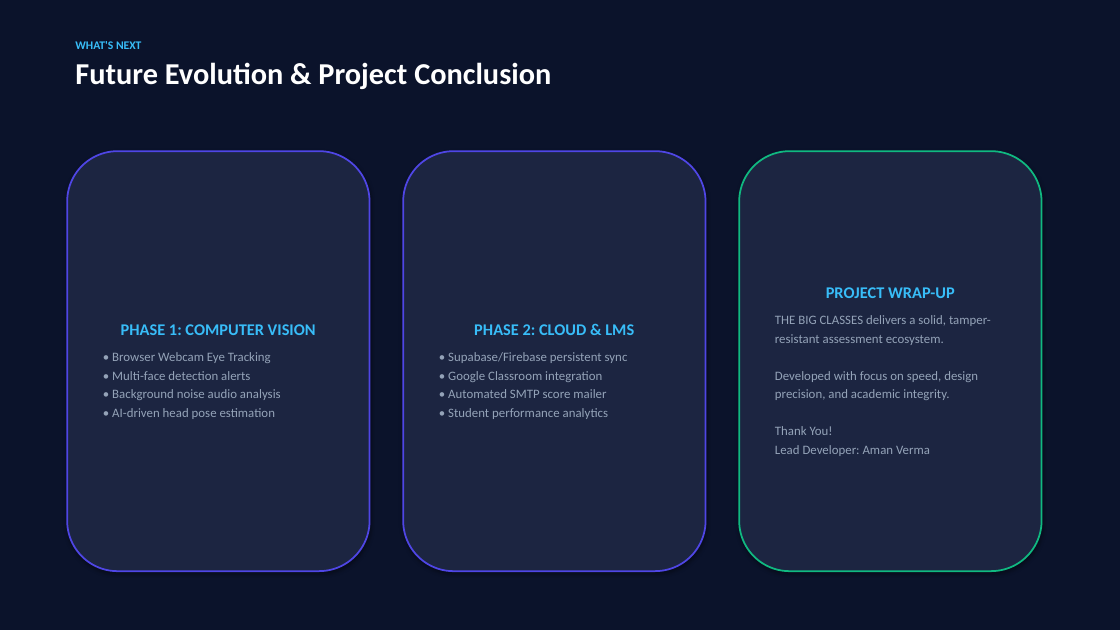
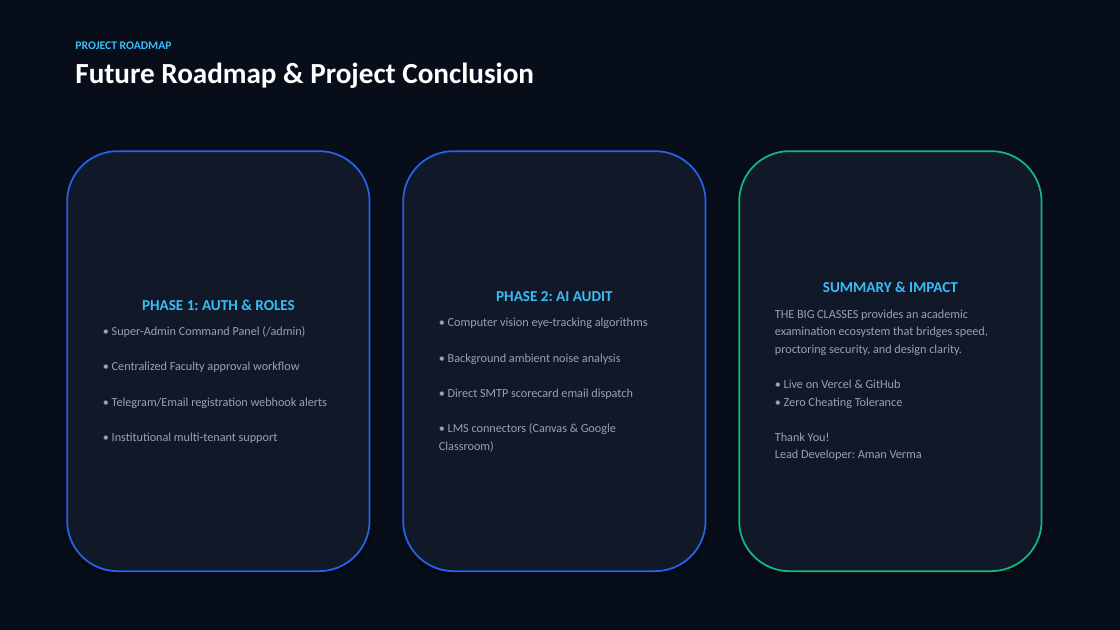
Before and after one commit to aman-vrma/The-Big-Classes, a slide deck: slide 7 of The_Big_Classes_Presentation.pptx (slide 8 before the commit). Drawn at 1120x630 pixels with LibreOffice and Linux fonts; fonts in the diff are those of the drawing. Boxes give left, top, right and bottom in pixels: in the first picture for what was removed or moved away, otherwise in the second. Text is boxed around its words. In the diff, an @@ line names an element or a change of style, - is before the commit and + after.

```diff
--- a/The_Big_Classes_Presentation.pptx
+++ b/The_Big_Classes_Presentation.pptx
@@ rectangle at box(0, 0, 1120, 630): fill #0B132B to #080D1A @@
@@ text at box(75, 41, 534, 88): text changed; size 26 to 25 pt @@
-WHAT'S NEXT
-Future Evolution & Project Conclusion
+PROJECT ROADMAP
+Future Roadmap & Project Conclusion
@@ rounded rectangle "PHASE 1: AUTH & ROLES" at box(67, 151, 370, 571): fill #1C2541 to #111827; outline #4F46E5 1.5 pt to #2563EB 1.5 pt @@
@@ rounded rectangle "PHASE 2: AI AUDIT" at box(403, 151, 706, 571): fill #1C2541 to #111827; outline #4F46E5 1.5 pt to #2563EB 1.5 pt @@
@@ rounded rectangle "SUMMARY & IMPACT" at box(739, 151, 1042, 571): fill #1C2541 to #111827 @@
@@ text in rounded rectangle at box(439, 291, 648, 451): text changed; size 11 to 10.5 pt @@
-PHASE 2: CLOUD & LMS
-• Supabase/Firebase persistent sync
-• Google Classroom integration
-• Automated SMTP score mailer
-• Student performance analytics
+PHASE 2: AI AUDIT
+• Computer vision eye-tracking algorithms
+• Background ambient noise analysis
+• Direct SMTP scorecard email dispatch
+• LMS connectors (Canvas & Google Classroom)
@@ text in rounded rectangle at box(775, 282, 988, 460): text changed; size 11 to 10.5 pt @@
-PROJECT WRAP-UP
-THE BIG CLASSES delivers a solid, tamper-resistant assessment ecosystem.
-Developed with focus on speed, design precision, and academic integrity.
-Thank You!
-Lead Developer: Aman Verma
+SUMMARY & IMPACT
+THE BIG CLASSES provides an academic examination ecosystem that bridges speed, proctoring security, and design clarity.
+• Live on Vercel & GitHub
+• Zero Cheating Tolerance
+Thank You!
+Lead Developer: Aman Verma
@@ text in rounded rectangle at box(112, 300, 327, 443): text changed; size 11 to 10.5 pt @@
-PHASE 1: COMPUTER VISION
-• Browser Webcam Eye Tracking
-• Multi-face detection alerts
-• Background noise audio analysis
-• AI-driven head pose estimation
+PHASE 1: AUTH & ROLES
+• Super-Admin Command Panel (/admin)
+• Centralized Faculty approval workflow
+• Telegram/Email registration webhook alerts
+• Institutional multi-tenant support
```
Also in this commit, not shown: 4 other slides changed, 2 slides added, 3 slides removed, 11 other files.
